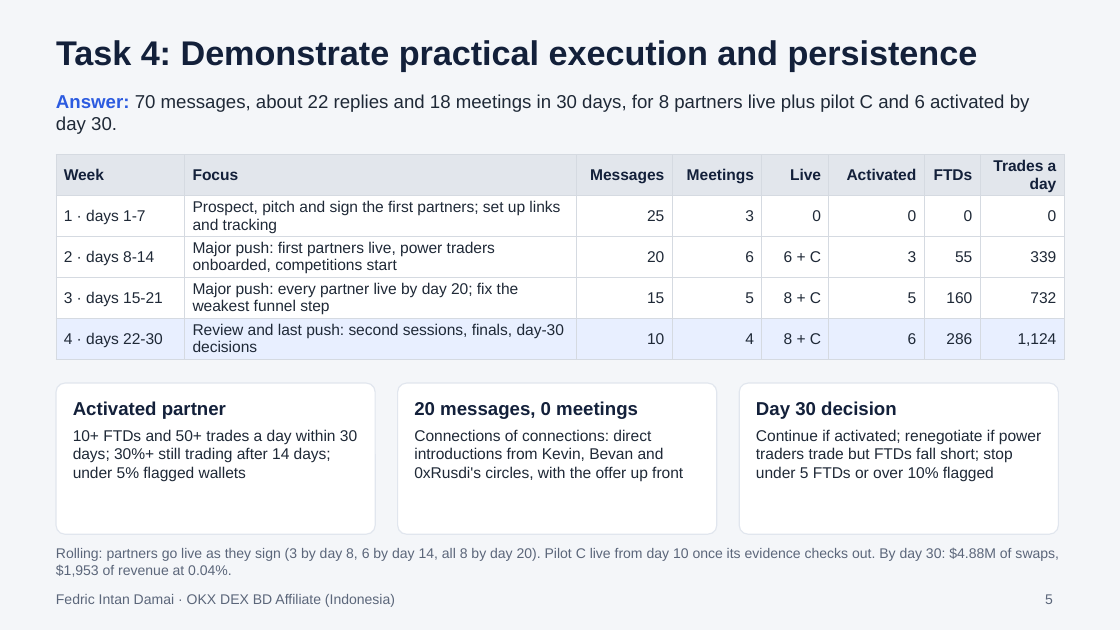
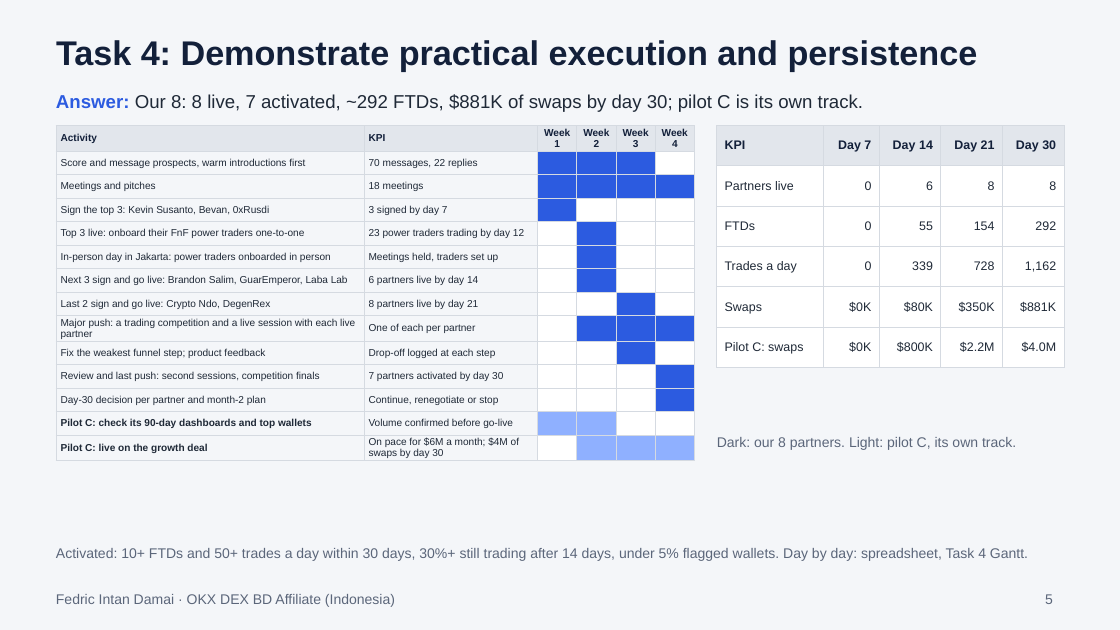
Before and after one commit to fedricdamai/SuperCashier, a slide deck: slide 5 of okx-dex-affiliates-id/submission-v2/OKX_DEX_BD_Affiliate_Indonesia_Slides.pptx. Drawn at 1120x630 pixels with LibreOffice and Linux fonts; fonts in the diff are those of the drawing. Boxes give left, top, right and bottom in pixels: in the first picture for what was removed or moved away, otherwise in the second. Text is boxed around its words. In the diff, an @@ line names an element or a change of style, - is before the commit and + after.

```diff
--- a/okx-dex-affiliates-id/submission-v2/OKX_DEX_BD_Affiliate_Indonesia_Slides.pptx
+++ b/okx-dex-affiliates-id/submission-v2/OKX_DEX_BD_Affiliate_Indonesia_Slides.pptx
@@ text at (x1=56, y1=94, x2=864, y2=112): text changed @@
-Answer: 70 messages, about 22 replies and 18 meetings in 30 days, for 8 partners live plus pilot C and 6 activated by day 30.
+Answer: Our 8: 8 live, 7 activated, ~292 FTDs, $881K of swaps by day 30; pilot C is its own track.
@@ table at (x1=56, y1=125, x2=694, y2=462) @@
-Week | Focus | Messages | Meetings | Live | Activated | FTDs | Trades a day
-1 · days 1-7 | Prospect, pitch and sign the first partners; set up links and tracking | 25 | 3 | 0 | 0 | 0 | 0
-2 · days 8-14 | Major push: first partners live, power traders onboarded, competitions start | 20 | 6 | 6 + C | 3 | 55 | 339
-3 · days 15-21 | Major push: every partner live by day 20; fix the weakest funnel step | 15 | 5 | 8 + C | 5 | 160 | 732
-4 · days 22-30 | Review and last push: second sessions, finals, day-30 decisions | 10 | 4 | 8 + C | 6 | 286 | 1,124
+Activity | KPI | Week 1 | Week 2 | Week 3 | Week 4
+Score and message prospects, warm introductions first | 70 messages, 22 replies |  |  |  | 
+Meetings and pitches | 18 meetings |  |  |  | 
+Sign the top 3: Kevin Susanto, Bevan, 0xRusdi | 3 signed by day 7 |  |  |  | 
+Top 3 live: onboard their FnF power traders one-to-one | 23 power traders trading by day 12 |  |  |  | 
+In-person day in Jakarta: power traders onboarded in person | Meetings held, traders set up |  |  |  | 
+Next 3 sign and go live: Brandon Salim, GuarEmperor, Laba Lab | 6 partners live by day 14 |  |  |  | 
+Last 2 sign and go live: Crypto Ndo, DegenRex | 8 partners live by day 21 |  |  |  | 
+Major push: a trading competition and a live session with each live partner | One of each per partner |  |  |  | 
+Fix the weakest funnel step; product feedback | Drop-off logged at each step |  |  |  | 
+Review and last push: second sessions, competition finals | 7 partners activated by day 30 |  |  |  | 
+Day-30 decision per partner and month-2 plan | Continue, renegotiate or stop |  |  |  | 
+Pilot C: check its 90-day dashboards and top wallets | Volume confirmed before go-live |  |  |  | 
+Pilot C: live on the growth deal | On pace for $6M a month; $4M of swaps by day 30 |  |  |  | 
@@ table resized from (x1=56, y1=155, x2=1064, y2=356) to (x1=56, y1=125, x2=694, y2=462) @@
@@ table added at (x1=717, y1=125, x2=1064, y2=358), 6 rows, 5 columns @@
+KPI | Day 7 | Day 14 | Day 21 | Day 30
+Partners live | 0 | 6 | 8 | 8
+FTDs | 0 | 55 | 154 | 292
+Trades a day | 0 | 339 | 728 | 1,162
+Swaps | $0K | $80K | $350K | $881K
+Pilot C: swaps | $0K | $800K | $2.2M | $4.0M
@@ rounded rectangle removed at (x1=56, y1=383, x2=375, y2=534) @@
@@ rounded rectangle removed at (x1=398, y1=383, x2=717, y2=534) @@
@@ rounded rectangle removed at (x1=739, y1=383, x2=1058, y2=534) @@
@@ text removed at (x1=73, y1=401, x2=226, y2=419) @@
-Activated partner
@@ text removed at (x1=414, y1=401, x2=638, y2=419) @@
-20 messages, 0 meetings
@@ text removed at (x1=756, y1=401, x2=897, y2=419) @@
-Day 30 decision
@@ text removed at (x1=414, y1=429, x2=683, y2=481) @@
-Connections of connections: direct introductions from Kevin, Bevan and 0xRusdi's circles, with the offer up front
@@ text added at (x1=717, y1=437, x2=1016, y2=450), 9 pt, text #5B667A @@
+Dark: our 8 partners. Light: pilot C, its own track.
@@ text removed at (x1=756, y1=429, x2=1041, y2=481) @@
-Continue if activated; renegotiate if power traders trade but FTDs fall short; stop under 5 FTDs or over 10% flagged
@@ text at (x1=56, y1=548, x2=1028, y2=561): text changed; size 10 to 9 pt; text colour #1F2937 to #5B667A @@
-10+ FTDs and 50+ trades a day within 30 days; 30%+ still trading after 14 days; under 5% flagged wallets
+Activated: 10+ FTDs and 50+ trades a day within 30 days, 30%+ still trading after 14 days, under 5% flagged wallets. Day by day: spreadsheet, Task 4 Gantt.
@@ text removed at (x1=56, y1=548, x2=1059, y2=577) @@
-Rolling: partners go live as they sign (3 by day 8, 6 by day 14, all 8 by day 20). Pilot C live from day 10 once its evidence checks out. By day 30: $4.88M of swaps, $1,953 of revenue at 0.04%.
```
Also in this commit, not shown: 4 other slides changed, 10 other files.
